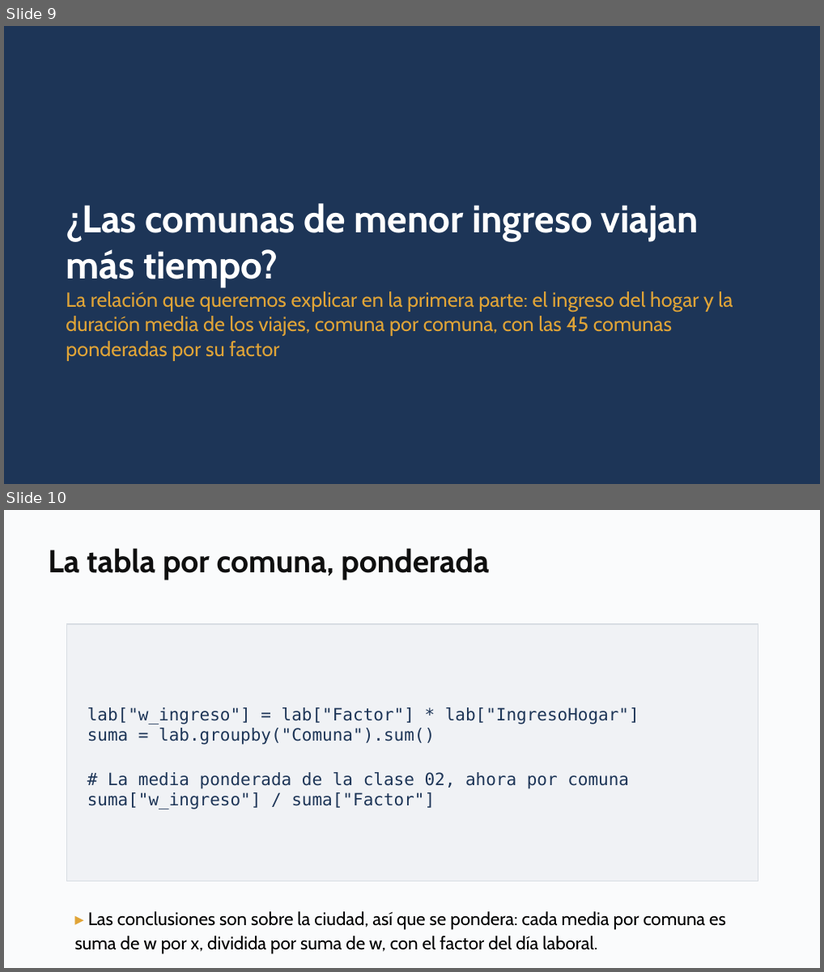
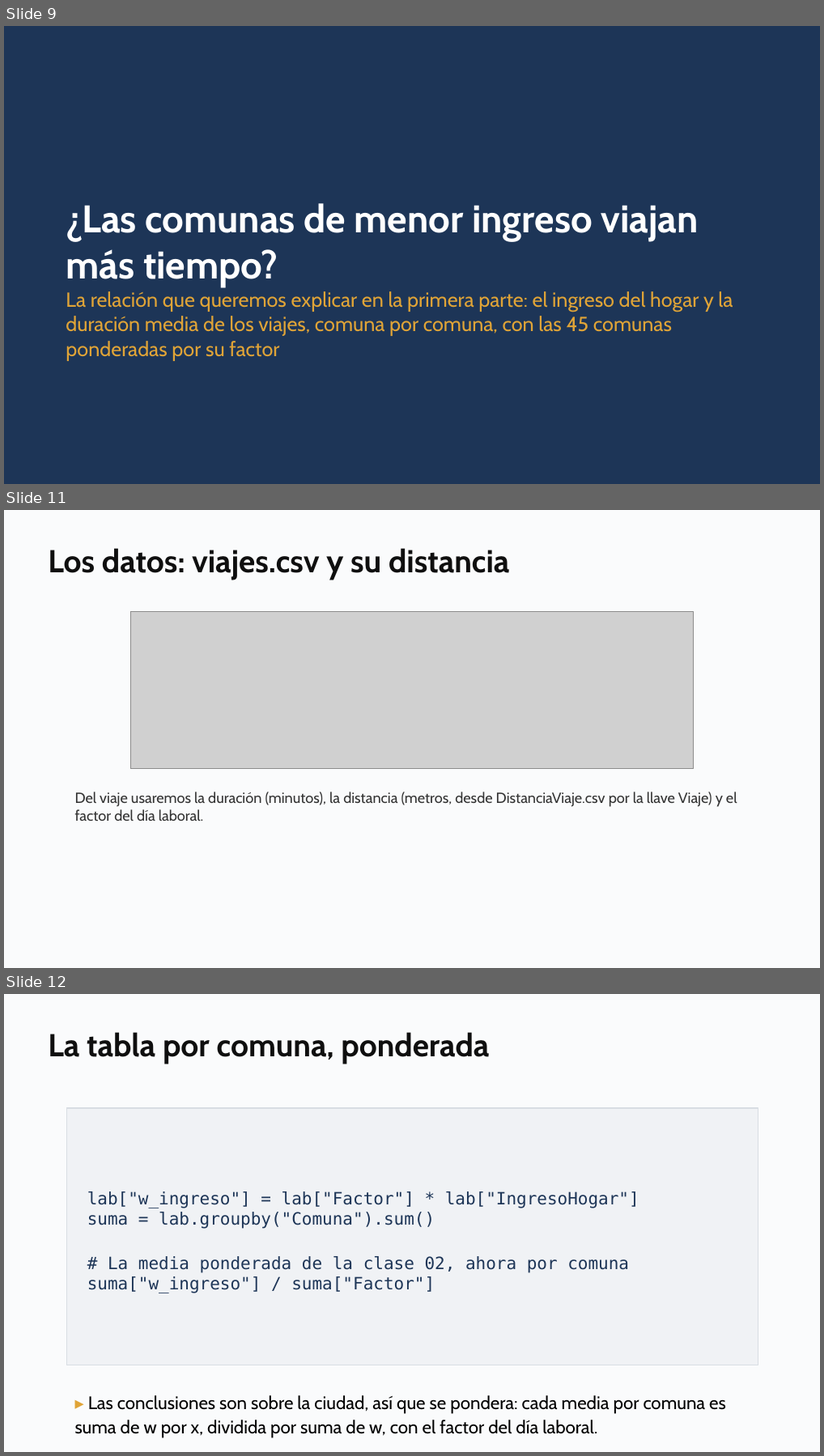
Before and after one commit to daniopitz/cienciadatos, a slide deck: presentaciones/clase04_regresion.pptx. Shown one above the other, each under a label of ours: slides 9 and 10 before the commit, slides 9, 11 and 12 after it; the slides between them are not shown. The pictures are 824x972 and 824x1456 pixels, drawn with LibreOffice and Linux fonts; fonts in the diff are those of the drawing; grey boxes stand for pictures. Boxes give left, top, right and bottom in pixels: in the first picture for what was removed or moved away, otherwise in the second. Text is boxed around its words. In the diff, an @@ line names an element or a change of style, - is before the commit and + after.

```diff
--- a/presentaciones/clase04_regresion.pptx
+++ b/presentaciones/clase04_regresion.pptx
@@ slide 11 added at [4, 510, 820, 968], background #FFFFFF @@
@@ rectangle added at [4, 510, 820, 968], fill #FAFBFC @@
@@ text added at [48, 548, 509, 580], 28 pt, text #0F0F0F, bold @@
+Los datos: viajes.csv y su distancia
@@ picture added at [130, 612, 694, 769] @@
@@ text added at [75, 792, 738, 821], 13 pt, text #333333 @@
+Del viaje usaremos la duración (minutos), la distancia (metros, desde DistanciaViaje.csv por la llave Viaje) y el factor del día laboral.
@@ what was slide 10 is now slide 12 @@
```
Also in this commit, not shown: 2 slides changed, 2 other slides added, 1 other file.
